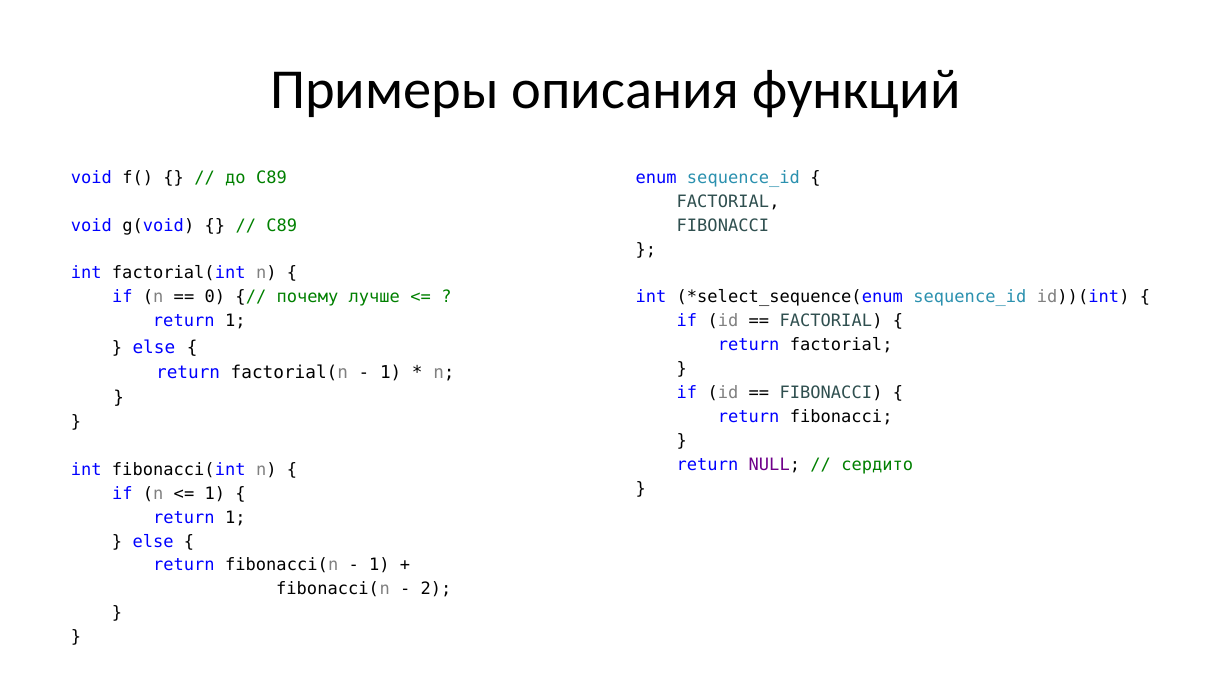
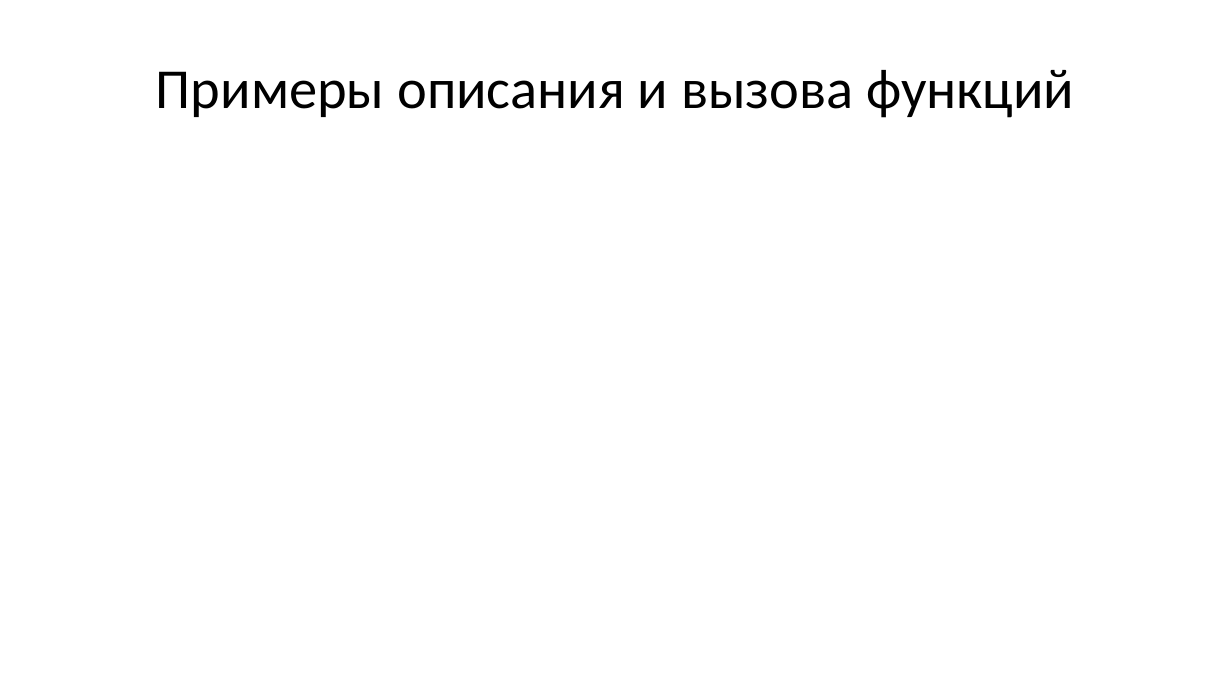
Before and after one commit to Evgueni-Petrov-aka-espetrov/Algorithms-and-Programming-in-C-pptx, a slide deck: slide 72 of 05 Функции.pptx (slide 16 before the commit). Drawn at 1232x693 pixels with LibreOffice and Linux fonts; fonts in the diff are those of the drawing. Boxes give left, top, right and bottom in pixels: in the first picture for what was removed or moved away, otherwise in the second. Text is boxed around its words. In the diff, an @@ line names an element or a change of style, - is before the commit and + after.

```diff
--- a/05 Функции.pptx
+++ b/05 Функции.pptx
@@ title at (156,70,1074,118): text changed @@
-Примеры описания функций
+Примеры описания и вызова функций
@@ text removed at (71,170,454,597) @@
-void f() {} // до С89
-void g(void) {} // С89
-int factorial(int n) {
-if (n == 0) {// почему лучше <= ?
-return 1;
-} else {
-return factorial(n - 1) * n;
-}
-}
-int fibonacci(int n) {
-if (n <= 1) {
-return 1;
-} else {
-return fibonacci(n - 1) +
-fibonacci(n - 2);
-}
-}
@@ text removed at (636,170,1130,474) @@
-enum sequence_id {
-FACTORIAL,
-FIBONACCI
-};
-int (*select_sequence(enum sequence_id id))(int) {
-if (id == FACTORIAL) {
-return factorial;
-}
-if (id == FIBONACCI) {
-return fibonacci;
-}
-return NULL; // сердито
-}
```
Also in this commit, not shown: 17 other slides changed, 81 slides added, 2 slides removed.
